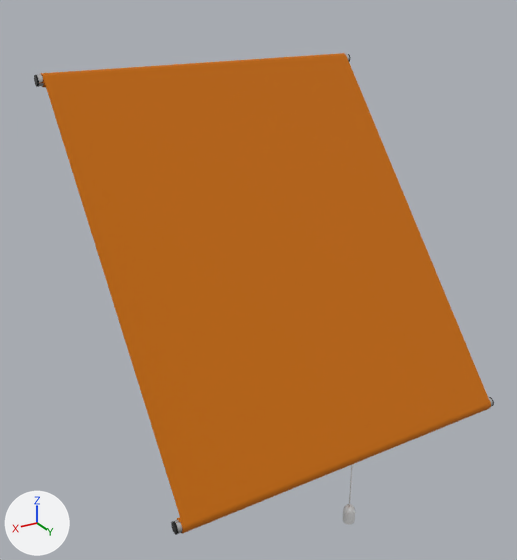
Two versions of the glTF model models/products/Dachfenster genormt (Velux, Roto, Braas, etc.).glb, one commit apart.
Before and after are seen from a camera (50 mm lens) standing at (1.31, 2.56, 0.99) and looking at (0.05, 0.45, -0.07). The lights are fixed; the arrows at lower left show +X, +Y and +Z. Where no turn or scale is listed for an object, it has been applied to the vertices. Vertices at the same position are counted once.

Objects in the first picture: 'Rolle.002', 'Stoff.001', 'Stoffende.002', 'Stoffende.003'.
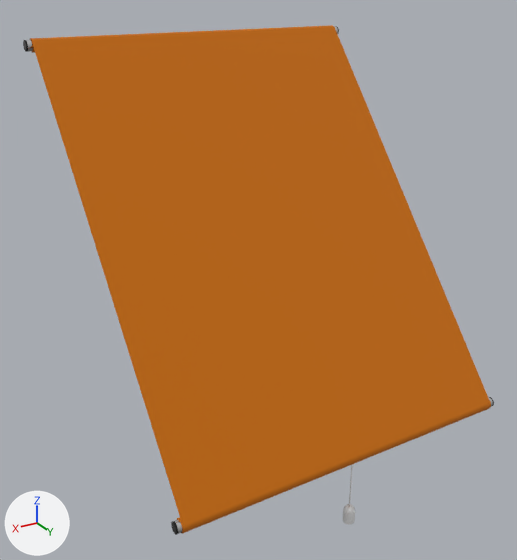
The newer file is also rescaled (x0.747), turned or shifted as a whole; pictures and numbers use the older file's frame.

What differs and where, as boxes (x1, y1, x2, y2) in the pictures (517 x 560 px):
'Stoff.001', reshaped
    before: (43, 55, 490, 525)
    after: (32, 27, 490, 525)
'Stoffende.002', moved
    before: (41, 53, 346, 87)
    after: (30, 25, 334, 53)
'Rolle.002', moved
    before: (34, 54, 350, 87)
    after: (23, 26, 339, 52)

Edits to the bpy script that builds the scene:
```text
Change me_plane_001:
    where me_plane_001.from_pydata(...)  # 8 vertices, 12 faces; spans x -0.647..0.647, y -0.492..0.502, z -0.597..0.587
    used by ob_stoff_001; location = (0.0, 0.508, 0.076)
    before: 2 (0.647, -0.491, 0.587) at pixel (42, 76), 3 (-0.647, -0.491, 0.587) at pixel (346, 55), 6 (0.647, -0.492, 0.586) at pixel (42, 76), 7 (-0.647, -0.492, 0.586) at pixel (346, 55)
    me_plane_001 part 1
    add for i in [2, 3, 6, 7]: me_plane_001.vertices[i].co += Vector((0.0, -0.092, 0.109))
Change ob_rolle_002:
    ob_rolle_002.location: (0.0, 0.0, 0.647) -> (0.0, -0.09, 0.754)
Change ob_stoffende_002:
    ob_stoffende_002.location: (0.0, 0.0, 0.647) -> (0.0, -0.09, 0.754)
```
